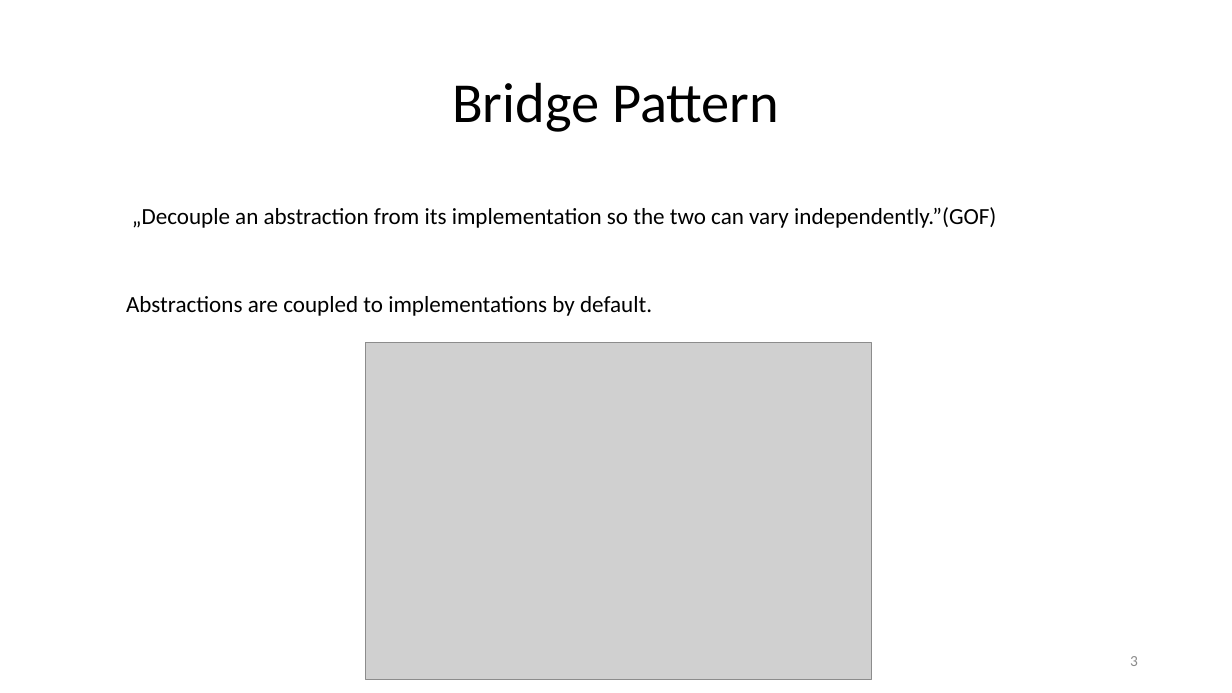
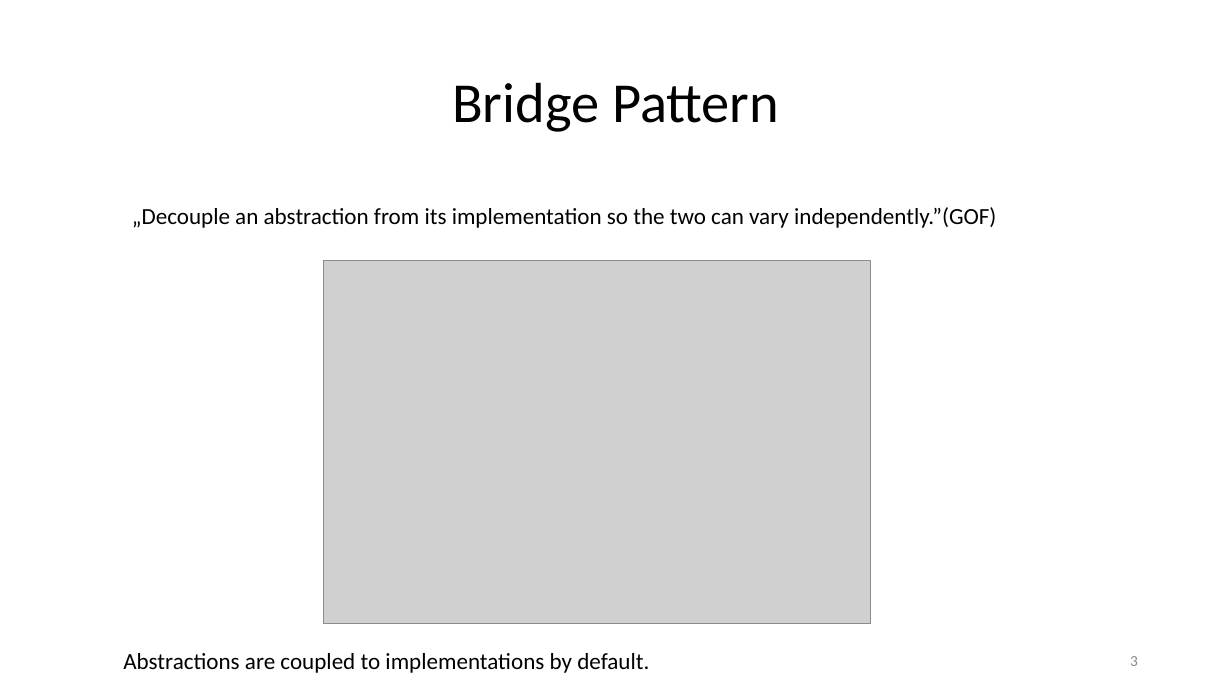
Before and after one commit to esziger/design_patterns, a slide deck: slide 3 of DP02_Bridge_Pattern.pptx. Drawn at 1232x693 pixels with LibreOffice and Linux fonts; fonts in the diff are those of the drawing; grey boxes stand for pictures. Boxes give left, top, right and bottom in pixels: in the first picture for what was removed or moved away, otherwise in the second. Text is boxed around its words. In the diff, an @@ line names an element or a change of style, - is before the commit and + after.

```diff
--- a/DP02_Bridge_Pattern.pptx
+++ b/DP02_Bridge_Pattern.pptx
@@ picture: place and size @@
-picture at (366, 343, 872, 679)
+picture at (324, 261, 871, 624)
@@ text "Abstractions are coupled to implementations ...": place and size @@
-text "Abstractions are coupled to implementations ..." at (126, 296, 652, 316)
+text "Abstractions are coupled to implementations ..." at (123, 653, 649, 673)
```
Also in this commit, not shown: 3 other slides changed, 6 slides added.
